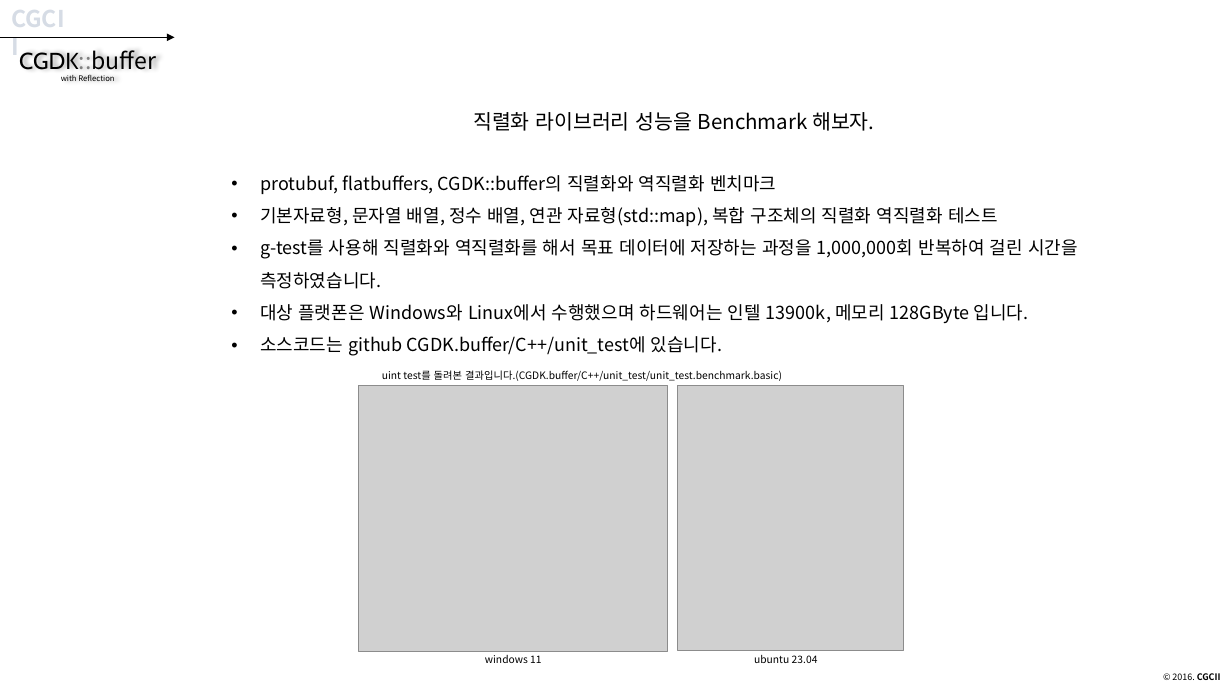
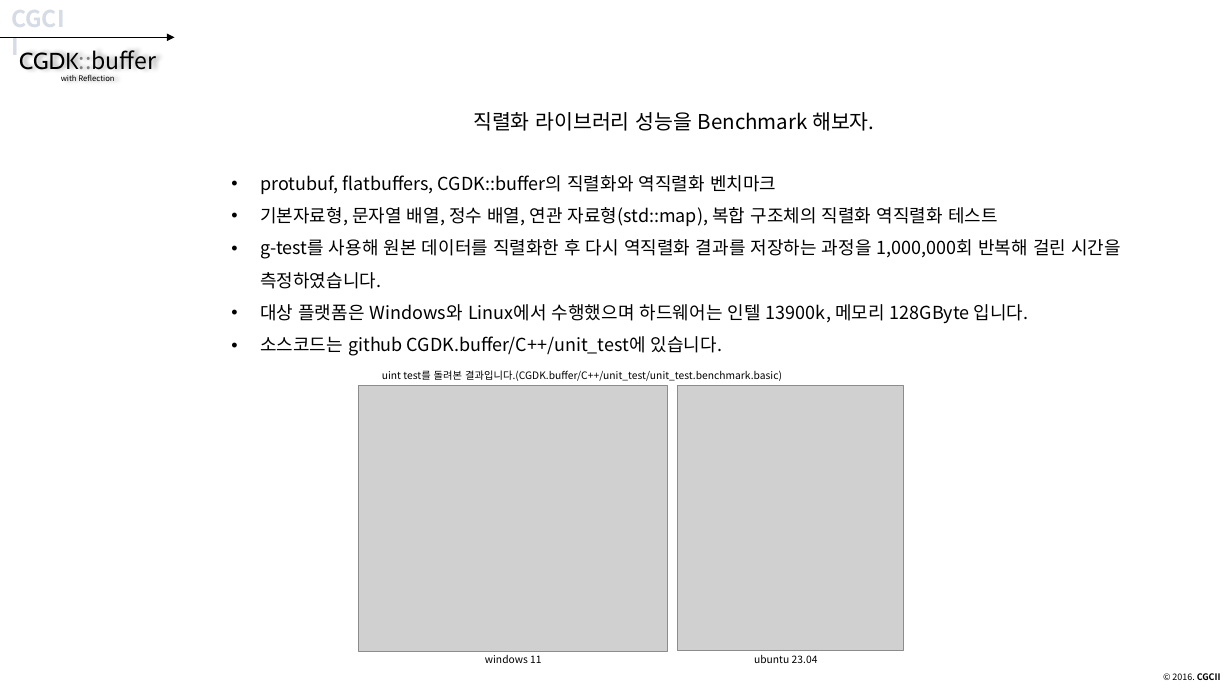
Before and after one commit to CGLabs/CGDK.buffer, a slide deck: slide 62 of C++/document/intruduce_CGDK.buffer.pptx. Drawn at 1232x693 pixels with LibreOffice and Linux fonts; fonts in the diff are those of the drawing; grey boxes stand for pictures. Boxes give left, top, right and bottom in pixels: in the first picture for what was removed or moved away, otherwise in the second. Text is boxed around its words. In the diff, an @@ line names an element or a change of style, - is before the commit and + after.

```diff
--- a/C++/document/intruduce_CGDK.buffer.pptx
+++ b/C++/document/intruduce_CGDK.buffer.pptx
@@ text at [260, 239, 1121, 323]: text changed @@
-• g-test를 사용해 직렬화와 역직렬화를 해서 목표 데이터에 저장하는 과정을 1,000,000회 반복하여 걸린 시간을 측정하였습니다.
-• 대상 플랫폰은 Windows와 Linux에서 수행했으며 하드웨어는 인텔 13900k, 메모리 128GByte 입니다.
+• g-test를 사용해 원본 데이터를 직렬화한 후 다시 역직렬화 결과를 저장하는 과정을 1,000,000회 반복해 걸린 시간을 측정하였습니다.
+• 대상 플랫폼은 Windows와 Linux에서 수행했으며 하드웨어는 인텔 13900k, 메모리 128GByte 입니다.
```
Also in this commit, not shown: 30 other slides changed.
